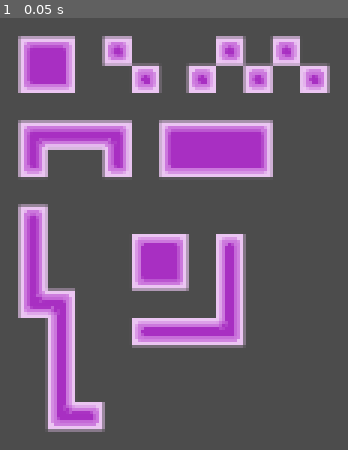
Above: before the commit, frame 1.
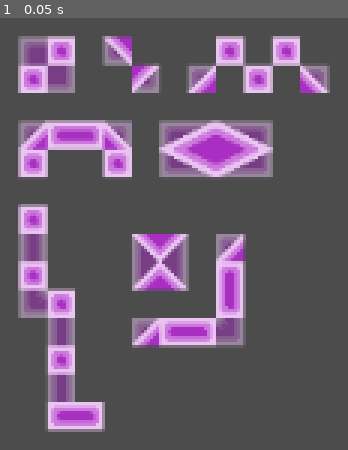
Above: after the commit, the same moment.

Repository: marooncarl/Godot-Tile-Cleaner
Game: Godot game, scene res://Autotile_Setup.tscn
Same seed, same stepped clock (60 frames per second), same inputs: the game is played once before the commit and once after it. The project has no main scene, so this scene is started directly.
Inputs:
- Up to frame 1 (0.05 s): no input

The runs differ from the first frame. In frame 1, 15% of the frame differs, in the area x 5-95%, y 4-92%.

Commit message:
Added input tilemap with example input

Diff:
--- a/Tile_Cleaner/Autotile_Setup.tscn
+++ b/Tile_Cleaner/Autotile_Setup.tscn
@@ -7,7 +7,14 @@
 script = ExtResource( 1 )
 
 [node name="Regions" type="TileMap" parent="."]
+modulate = Color( 1, 1, 1, 0.478431 )
 tile_set = ExtResource( 2 )
 cell_size = Vector2( 12, 12 )
 format = 1
 tile_data = PoolIntArray( 65537, 0, 8, 65538, 0, 11, 65540, 0, 65546, 65544, 0, 65546, 65546, 0, 65546, 131073, 0, 1966 …(702 unchanged characters)…
+
+[node name="Input" type="TileMap" parent="."]
+tile_set = ExtResource( 2 )
+cell_size = Vector2( 12, 12 )
+format = 1
+tile_data = PoolIntArray( 65538, 0, 65546, 65540, 4, 0, 65544, 0, 65546, 65546, 0, 65546, 131073, 0, 65546, 131077, 8, 0, 131079, 1, 0, 131081, 0, 65546, 131083, 5, 0, 262145, 1, 0, 262146, 0, 196609, 262147, 0, 196611, 262148, 5, 0, 262150, 17, 0, 262152, 18, 0, 327681, 0, 65546, 327684, 0, 65546, 327686, 27, 0, 327688, 28, 0, 458753, 0, 65546, 524293, 4, 0, 524294, 8, 0, 524296, 1, 0, 589825, 0, 65546, 589829, 1, 0, 589830, 5, 0, 589832, 0, 0, 655362, 0, 65546, 655368, 0, 131072, 720901, 1, 0, 720902, 0, 196609, 720903, 0, 196611, 786434, 0, 65546, 917506, 0, 196609, 917507, 0, 196611 )
